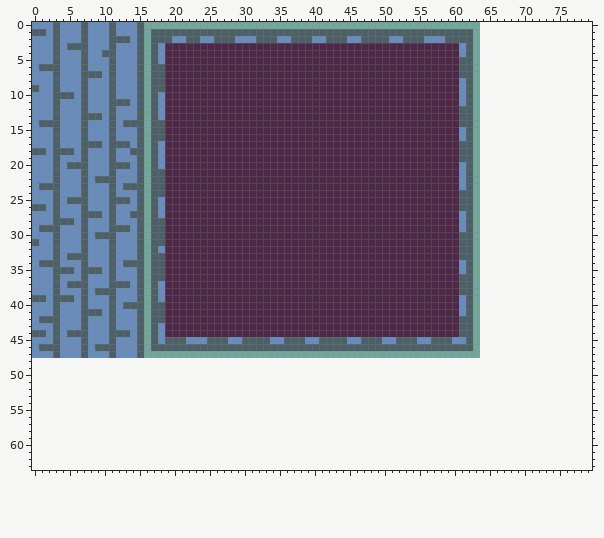
Sprite sheet, stored at assets/worlds/ship.png. Above: the version before the commit.
The file is 64x48 pixels. The old version is drawn lined up with the new one, on the new canvas.
Now the later version:
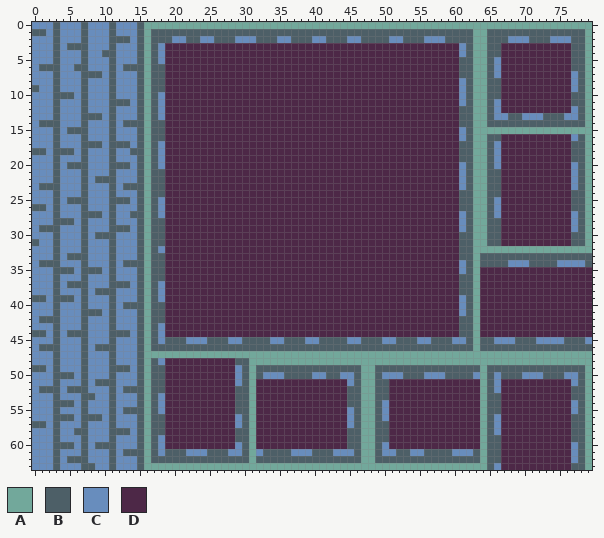
Palette (. is transparent): A #72a89b  B #4d5f67  C #688dbd  D #4d2847
What changed:
canvas 64x48 -> 80x64
y 0: x 64..79 ................ -> AAAAAAAAAAAAAAAA
y 1: x 64..79 ................ -> ABBBBBBBBBBBBBBA
y 2: x 64..79 ................ -> ABBBCCCBBBCCCBBA
y 3..4: x 64..79 ................ -> ABBDDDDDDDDDDBBA
y 5: x 64..79 ................ -> ABCDDDDDDDDDDBBA
y 6: x 6 C -> B; x 13..14 CC -> BB; x 64..79 ................ -> ABCDDDDDDDDDDBBA
y 7: x 64..79 ................ -> ABCDDDDDDDDDDCBA
y 8..9: x 64..79 ................ -> ABBDDDDDDDDDDCBA
y 10: x 64..79 ................ -> ABBDDDDDDDDDDBBA
y 11: x 64..79 ................ -> ABCDDDDDDDDDDBBA
y 12: x 64..79 ................ -> ABCDDDDDDDDDDCBA
y 13: x 64..79 ................ -> ABCCBBCCCBBBCCBA
y 14: x 64..79 ................ -> ABBBBBBBBBBBBBBA
y 15: x 5..6 CC -> BB; x 64..79 ................ -> AAAAAAAAAAAAAAAA
y 16: x 64..79 ................ -> ABBDDDDDDDDDDCBA
y 17..19: x 64..79 ................ -> ABCDDDDDDDDDDBBA
y 20: x 64..79 ................ -> ABCDDDDDDDDDDCBA
y 21..23: x 64..79 ................ -> ABBDDDDDDDDDDCBA
y 24: x 64..79 ................ -> ABBDDDDDDDDDDBBA
y 25..26: x 64..79 ................ -> ABCDDDDDDDDDDBBA
y 27: x 64..79 ................ -> ABCDDDDDDDDDDCBA
y 28..29: x 64..79 ................ -> ABBDDDDDDDDDDCBA
y 30..31: x 64..79 ................ -> ABBDDDDDDDDDDBBA
y 32: x 64..79 ................ -> AAAAAAAAAAAAAAAA
y 33: x 64..79 ................ -> BBBBBBBBBBBBBBBB
y 34: x 64..79 ................ -> BBBBCCCBBBBCCCCB
y 35..44: x 64..79 ................ -> DDDDDDDDDDDDDDDD
y 45: x 64..79 ................ -> BBCCCBBBCCCCBBBC
y 46: x 64..79 ................ -> BBBBBBBBBBBBBBBB
y 47: x 64..79 ................ -> AAAAAAAAAAAAAAAA
y 48: x 0..79 ................................................................................ -> CCCBCCCBCCCBCCCBABCDDDDDDDDDDBBAAAAAAAAAAAAAAAAAAAAAAAAAAAAAAAAAAAAAAAAAAAAAAAAA
y 49: x 0..79 ................................................................................ -> BBCBCCCBCCCBBBCBABBDDDDDDDDDDCBABBBBBBBBBBBBBBBAABBBBBBBBBBBBBBBABBBBBBBBBBBBBBA
y 50: x 0..79 ................................................................................ -> CCCBBBCBCCCBCCCBABBDDDDDDDDDDCBABCCCBBBBCCBBCCBAABCCCBBBCCCBBBBCABCBBBCCCBBBCCBA
y 51: x 0..79 ................................................................................ -> CCCBCCCBCBBBCCCBABBDDDDDDDDDDCBADDDDDDDDDDDDDCBAABBDDDDDDDDDDDDDABCDDDDDDDDDDCBA
y 52: x 0..79 ................................................................................ -> CBBBCBBBCCCBCBBBABBDDDDDDDDDDBBADDDDDDDDDDDDDBBAABBDDDDDDDDDDDDDABCDDDDDDDDDDBBA
y 53: x 0..79 ................................................................................ -> CCCBCCCBBCCBCCCBABCDDDDDDDDDDBBADDDDDDDDDDDDDBBAABBDDDDDDDDDDDDDABBDDDDDDDDDDBBA
y 54: x 0..79 ................................................................................ -> CCCBBBCBCCCBCCCBABCDDDDDDDDDDBBADDDDDDDDDDDDDBBAABCDDDDDDDDDDDDDABBDDDDDDDDDDCBA
y 55: x 0..79 ................................................................................ -> CCCBCCCBCCCBCBBBABCDDDDDDDDDDBBADDDDDDDDDDDDDCBAABCDDDDDDDDDDDDDABBDDDDDDDDDDCBA
y 56: x 0..79 ................................................................................ -> CCCBBBCBBBCBCCCBABBDDDDDDDDDDCBADDDDDDDDDDDDDCBAABCDDDDDDDDDDDDDABCDDDDDDDDDDBBA
y 57: x 0..79 ................................................................................ -> BBCBCCCBCCCBCCCBABBDDDDDDDDDDCBADDDDDDDDDDDDDCBAABBDDDDDDDDDDDDDABCDDDDDDDDDDBBA
y 58: x 0..79 ................................................................................ -> CCCBCCBBCCCBBBCBABBDDDDDDDDDDBBADDDDDDDDDDDDDBBAABBDDDDDDDDDDDDDABCDDDDDDDDDDBBA
y 59: x 0..79 ................................................................................ -> CCCBCCCBCCCBCCCBABCDDDDDDDDDDBBADDDDDDDDDDDDDBBAABBDDDDDDDDDDDDDABBDDDDDDDDDDBBA
y 60: x 0..79 ................................................................................ -> CCCBBBCBCBBBCCCBABCDDDDDDDDDDCBADDDDDDDDDDDDDBBAABCDDDDDDDDDDDDDABBDDDDDDDDDDCBA
y 61: x 0..79 ................................................................................ -> CCCBCCCBCCCBCBBBABCBBBCCCBBBCCBACBBBBCCCBBBCCCBAABCCBBCCBBBBCCCBABBDDDDDDDDDDCBA
y 62: x 0..79 ................................................................................ -> CCCBCBBBCCCBCCCBABBBBBBBBBBBBBBABBBBBBBBBBBBBBBAABBBBBBBBBBBBBBBABBDDDDDDDDDDCBA
y 63: x 0..79 ................................................................................ -> CCCBCCCBBCCBCCCBAAAAAAAAAAAAAAAAAAAAAAAAAAAAAAAAAAAAAAAAAAAAAAAAABCDDDDDDDDDDBBA
